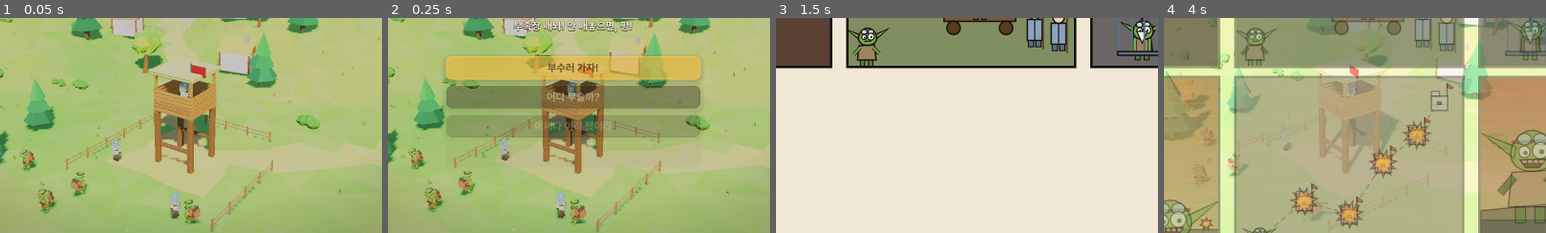
Above: before the commit, frames 1-4 (left to right).
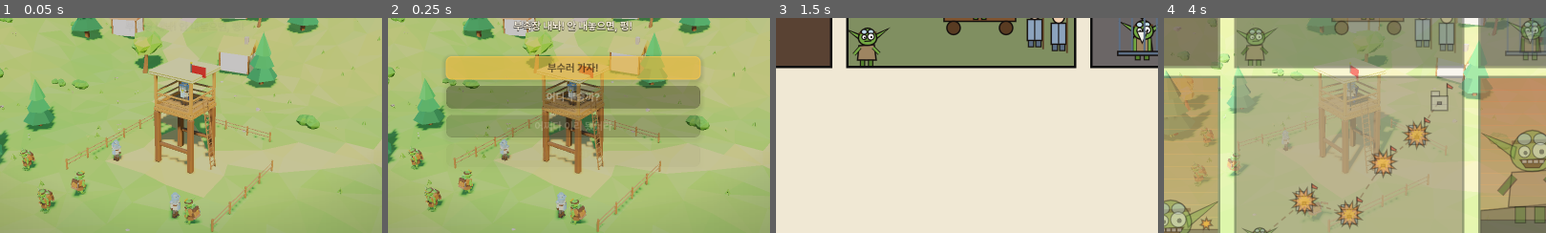
Above: after the commit, the same moments.

Repository: NeverB0re/mad-goblin-firebomb
Game: Godot game, scene res://scenes/main.tscn
The game is run twice, just before and just after one commit, with the same random seed, the same clock (stepped at 60 frames per second) and the same inputs.
Inputs (mouse positions are % of the whole screen's width and height, from its top left):
- Up to frame 1 (0.05 s): no input
- Up to frame 2 (0.25 s): no input
- Up to frame 3 (1.5 s): tap Enter (next_stage) at 0.5 s; move the mouse to (72, 45) at 0.52 s; hold D (move_right) 0.53-1.28 s; tap 1 (ammo_1) at 0.6 s; click (72, 45) at 0.67 s; tap Space at 0.77 s; move the mouse to (30, 55) at 1.27 s; hold S (move_back) from 1.28 s (still down); tap 2 (ammo_2) at 1.35 s
- Up to frame 4 (4 s): tap Space at 1.52, 3.02, 3.77 s; move the mouse to (60, 28) at 2.02 s; release S (move_back) at 2.03 s; hold D (move_right) 2.03-2.78 s; tap 3 (ammo_3) at 2.1 s; move the mouse to (45, 70) at 2.77 s; hold W (move_forward) 2.78-3.53 s; tap 4 (ammo_4) at 2.85 s; click (45, 70) at 2.92 s; move the mouse to (80, 65) at 3.52 s; hold A (move_left) from 3.53 s (still down); tap 5 (ammo_5) at 3.6 s
The pictures show only the part of the screen within x 26-76%, y 36-86%; the shares and areas given below are measured in that part.

The runs differ from the first frame. In frame 1, 1.5% of the frame differs, in the area x 40-57%, y 28-71%; in frame 2, 1.1%; in frame 3, nothing differs; in frame 4, 0.4%.

Commit message:
나무 망루: 낮은 목재 난간과 기댄 사다리 (돌 난간 망루는 그대로)
Co-Authored-By: Claude Opus 5.5 <noreply@anthropic.com>

Diff:
--- a/scripts/campaign.gd
+++ b/scripts/campaign.gd
@@ -659,7 +659,8 @@
 static func _part_tower(s: Stage, c: Vector3, o: Dictionary) -> void:
 	var legs: float = o.get("legs", 4.0)
 	var st := s.add_structure()
-	StageDefs.watchtower(st, c, legs)
+	# 돌 난간 망루는 판자벽을 돌로 바꾸고, 나무 망루는 낮은 목재 난간과 사다리
+	StageDefs.watchtower(st, c, legs, 1.6, not o.get("parapet", false))
 	# 지은 블록은 부품 배율(k)만큼 커져 있다
 	var k := s.build_scale
 	if o.get("parapet", false):
--- a/scripts/stage_defs.gd
+++ b/scripts/stage_defs.gd
@@ -115,7 +115,8 @@
 
 
 ## 목재 망루: 하중 목재 다리 4개, 판자 바닥, 난간, 지붕. 지휘관은 바닥(높이 legs+0.3) 위에 선다.
-static func watchtower(st: Structure, c: Vector3, legs := 4.0, half := 1.6) -> void:
+## open_rail: 판자벽 대신 낮은 목재 난간(윗난간·중간 난간·발판막이)과 옆에 기댄 사다리 (본편 망루).
+static func watchtower(st: Structure, c: Vector3, legs := 4.0, half := 1.6, open_rail := false) -> void:
 	for sx in [-1, 1]:
 		for sz in [-1, 1]:
 			st.add_block(M.WOOD_BEAM, c + Vector3(sx * (half - 0.2), legs * 0.5, sz * (half - 0.2)), Vector3(0.4, legs, 0.4))
@@ -128,16 +129,55 @@
 		st.add_block(M.WOOD_THIN, c + Vector3(x, legs + 0.15, 0), Vector3(half * 2.0 / n, 0.3, half * 2.0))
 	# 난간 (앞뒤, 옆)
 	var rail := 1.3
-	for sz in [-1, 1]:
-		st.add_block(M.WOOD_THIN, c + Vector3(0, legs + 0.3 + rail * 0.5, sz * (half - 0.05)), Vector3(half * 2.0, rail, 0.1))
-	for sx in [-1, 1]:
-		st.add_block(M.WOOD_THIN, c + Vector3(sx * (half - 0.05), legs + 0.3 + rail * 0.5, 0), Vector3(0.1, rail, half * 2.0 - 0.2))
+	if open_rail:
+		# 낮은 목재 난간: 윗난간, 중간 난간, 발판막이 (사이로 지휘관이 보인다)
+		var floor_y := legs + 0.3
+		for spec in [[1.05, 0.12], [0.55, 0.1], [0.12, 0.24]]:
+			for sz in [-1, 1]:
+				st.add_block(M.WOOD_THIN, c + Vector3(0, floor_y + spec[0], sz * (half - 0.05)), Vector3(half * 2.0 - 0.5, spec[1], 0.1))
+			for sx in [-1, 1]:
+				st.add_block(M.WOOD_THIN, c + Vector3(sx * (half - 0.05), floor_y + spec[0], 0), Vector3(0.1, spec[1], half * 2.0 - 0.5))
+	else:
+		for sz in [-1, 1]:
+			st.add_block(M.WOOD_THIN, c + Vector3(0, legs + 0.3 + rail * 0.5, sz * (half - 0.05)), Vector3(half * 2.0, rail, 0.1))
+		for sx in [-1, 1]:
+			st.add_block(M.WOOD_THIN, c + Vector3(sx * (half - 0.05), legs + 0.3 + rail * 0.5, 0), Vector3(0.1, rail, half * 2.0 - 0.2))
 	# 지붕 기둥과 지붕 (짚)
 	var roof_h := legs + 0.3 + 2.4
+	# 지붕 기둥은 판자벽 위에서, 열린 난간이면 바닥에서부터 (난간이 기둥에 붙는다)
+	var post_from := legs + 0.3 + (0.0 if open_rail else rail)
 	for sx in [-1, 1]:
 		for sz in [-1, 1]:
-			st.add_block(M.WOOD_THIN, c + Vector3(sx * (half - 0.15), legs + 0.3 + rail + (roof_h - legs - 0.3 - rail) * 0.5, sz * (half - 0.15)), Vector3(0.2, roof_h - legs - 0.3 - rail, 0.2))
+			st.add_block(M.WOOD_THIN, c + Vector3(sx * (half - 0.15), (post_from + roof_h) * 0.5, sz * (half - 0.15)), Vector3(0.2, roof_h - post_from, 0.2))
 	st.add_block(M.STRAW, c + Vector3(0, roof_h + 0.15, 0), Vector3(half * 2.0 + 0.4, 0.3, half * 2.0 + 0.4))
+	if open_rail:
+		_ladder(st, c, legs, half)
+
+
+## 망루 오른쪽에 기댄 나무 사다리 (장식: 충돌·판정 없음). 바닥 판자에 붙어 있어 망루가 무너지면 같이 넘어간다.
+static func _ladder(st: Structure, c: Vector3, legs: float, half: float) -> void:
+	var k: float = st.stage.build_scale if st.stage else 1.0
+	var plank: Block = null
+	for b in st.blocks:
+		if b.mat == M.WOOD_THIN and absf(b.size.y - 0.3 * k) < 0.01 and (plank == null or b.position.x > plank.position.x):
+			plank = b
+	if plank == null:
+		return
+	var foot := Vector3(c.x + (half + 0.8) * k, 0.0, c.z)
+	var top := Vector3(c.x + (half + 0.05) * k, (legs + 1.0) * k, c.z)
+	var ladder := Node3D.new()
+	plank.add_child(ladder)
+	# 진지 좌표로 세운 뒤 판자 기준으로 바꾼다 (짓는 동안은 아직 장면에 안 들어가 있을 수 있다. 구조물은 원점에 있다)
+	var along := top - foot
+	var placed := Transform3D(Basis(Vector3.BACK, -atan2(along.x, along.y)), (foot + top) * 0.5)
+	ladder.transform = plank.transform.affine_inverse() * placed
+	var length := along.length()
+	var wood := Models.mat(Color(0.5, 0.34, 0.2))
+	for sz in [-1, 1]:
+		Models.box(ladder, Vector3(0.09, length, 0.09), Vector3(0, 0, sz * 0.28 * k), wood)
+	var rungs := int(length / 0.4)
+	for i in rungs:
+		Models.box(ladder, Vector3(0.06, 0.06, 0.62 * k), Vector3(0, -length * 0.5 + (i + 0.6) * length / rungs, 0), wood)
 
 
 ## 창문 달린 벽 (x축 방향). heights: 아래부터 줄 높이 [아래, 창문 줄, 위], windows: 창문을 낼 칸 번호.
--- /dev/null
+++ b/tests/tower_shot.gd
@@ -0,0 +1,27 @@
+extends "res://tests/screenshot.gd"
+## 망루 확인용 (창 모드, 화면 밖): 1-1 나무 망루(낮은 난간과 사다리)를 가까이서.
+
+
+func _run() -> void:
+	preload("res://scripts/main.gd").show_opening = false
+	preload("res://scripts/main.gd").test_mode = false
+	SaveData.path = "user://test_save.cfg"
+	change_scene_to_file("res://scenes/main.tscn")
+	await _frames(5)
+	var main := current_scene
+	main.menus.hide_all()
+	paused = false
+	main.load_stage(0)
+	await _frames(10)
+	main.hud.set_gameplay_visible(false)
+	var c: Vector3 = Campaign.STAGES[0].parts[0][1]
+	var cam := Camera3D.new()
+	main.stage.add_child(cam)
+	cam.look_at_from_position(c + Vector3(7.5, 5.0, 9.0), c + Vector3(0, 3.5, 0))
+	cam.current = true
+	await _real_wait(main, 0.4)
+	_save("tower_close")
+	cam.look_at_from_position(c + Vector3(0, 7.0, 16.0), c + Vector3(0, 4.0, 0))
+	await _real_wait(main, 0.2)
+	_save("tower_front")
+	quit()
Not shown, changed: README.md
